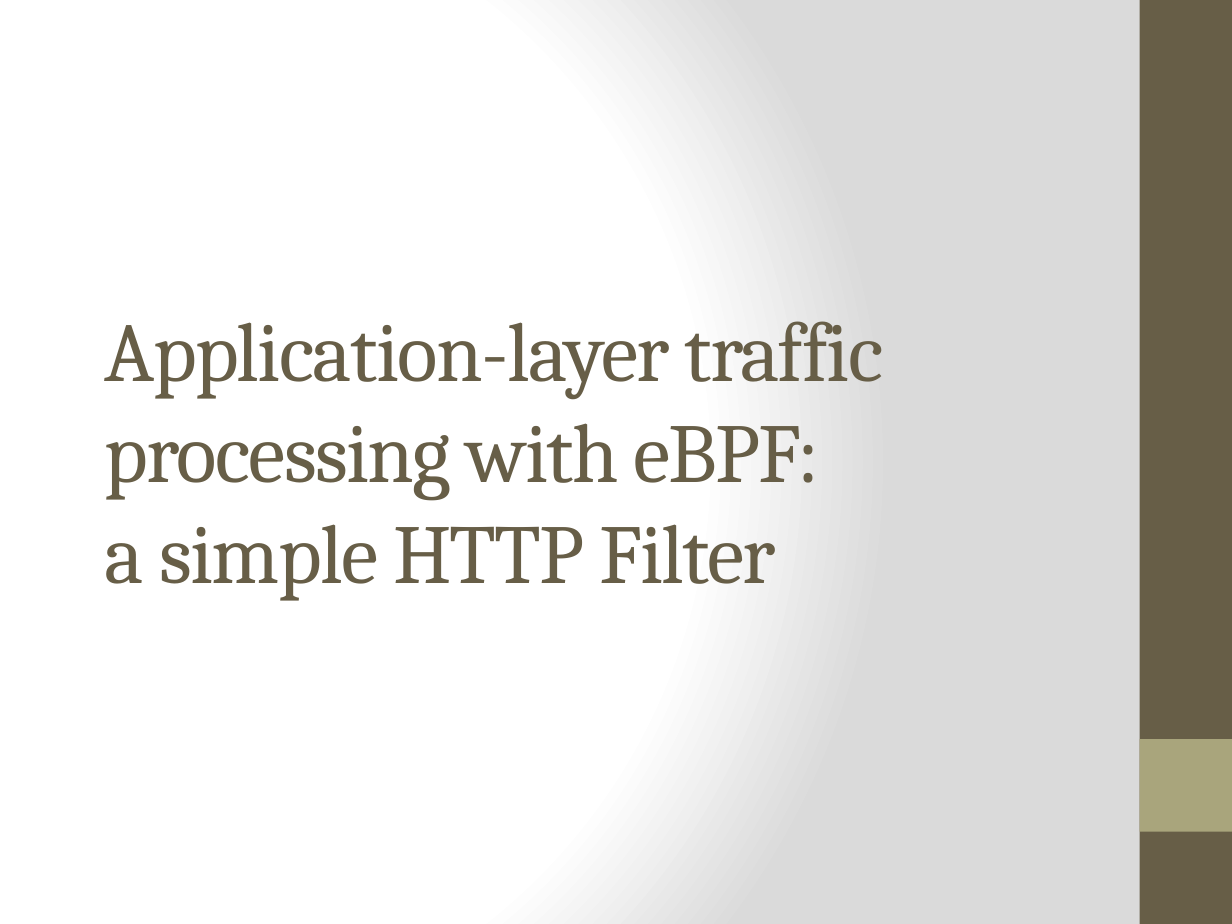
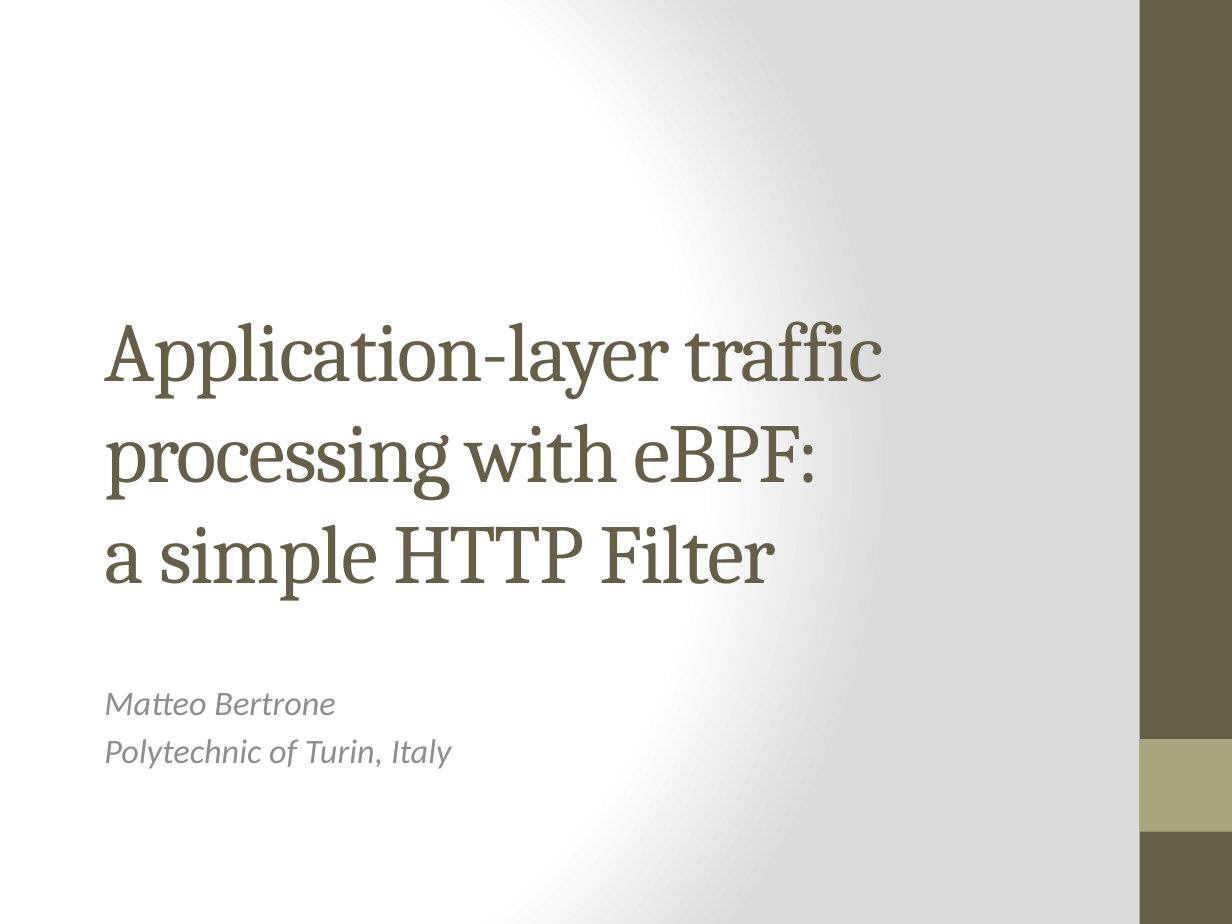
Before and after one commit to netgroup-polito/ebpf-test, a slide deck: slide 1 of ebpf_http_filter.pptx. Drawn at 1232x924 pixels with LibreOffice and Linux fonts; fonts in the diff are those of the drawing. Boxes give left, top, right and bottom in pixels: in the first picture for what was removed or moved away, otherwise in the second. Text is boxed around its words. In the diff, an @@ line names an element or a change of style, - is before the commit and + after.

```diff
--- a/ebpf_http_filter.pptx
+++ b/ebpf_http_filter.pptx
@@ subtitle added at box(104, 693, 451, 769), 20 pt, text #8F8F8D, italic @@
+Matteo Bertrone
+Polytechnic of Turin, Italy
```
Also in this commit, not shown: 4 other slides changed, 4 other files.
